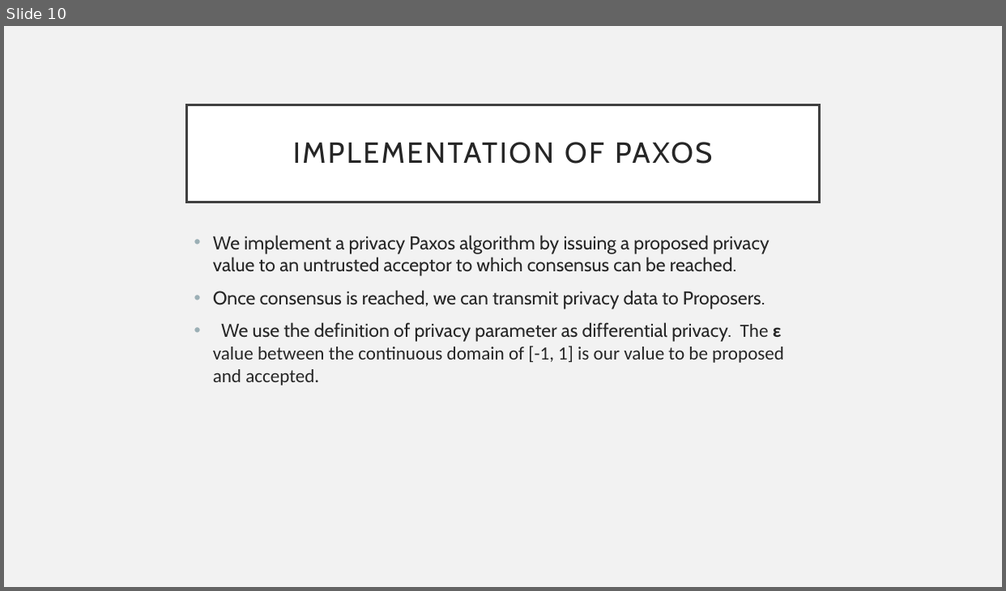
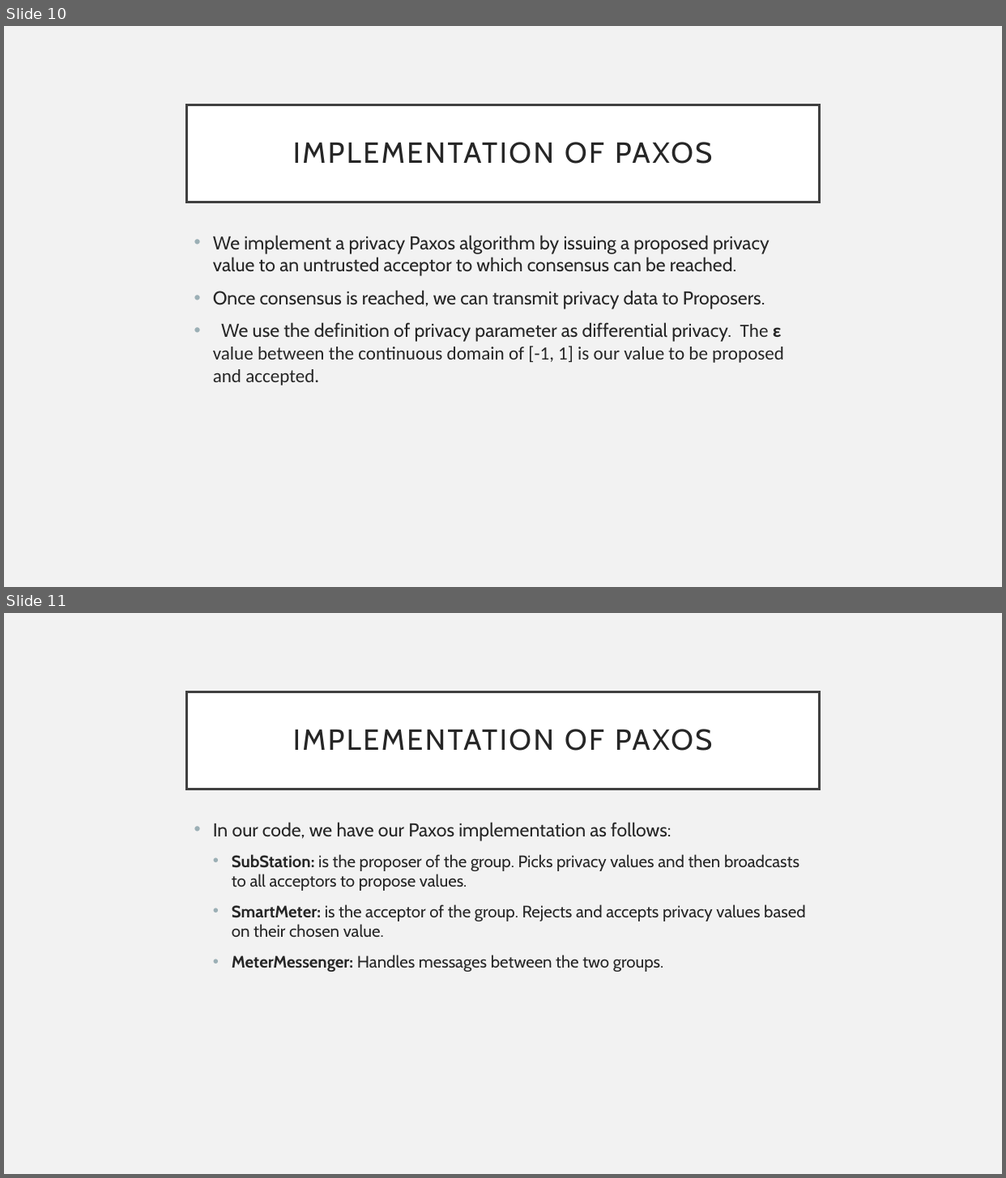
Before and after one commit to CodeFluent/Notes, a slide deck: CS-6220/hw/Grad_Project/Paxos Algorithm.pptx. Shown one above the other, each under a label of ours: slide 10 before the commit, slides 10 and 11 after it. The pictures are 1006x591 and 1006x1178 pixels, drawn with LibreOffice and Linux fonts; fonts in the diff are those of the drawing. Boxes give left, top, right and bottom in pixels: in the first picture for what was removed or moved away, otherwise in the second. Text is boxed around its words. In the diff, an @@ line names an element or a change of style, - is before the commit and + after.

```diff
--- a/CS-6220/hw/Grad_Project/Paxos Algorithm.pptx
+++ b/CS-6220/hw/Grad_Project/Paxos Algorithm.pptx
@@ slide 11 added at box(4, 613, 1002, 1174), background #F2F2F2 @@
@@ title added at box(187, 692, 819, 789), fill #FFFFFF, outline #404040 2.5 pt, 28 pt, text #262626 @@
+IMPLEMENTATION OF PAXOS
@@ text added at box(213, 822, 806, 972), 16 pt, text #262626 @@
+• In our code, we have our Paxos implementation as follows:
+  • SubStation: is the proposer of the group. Picks privacy values and then broadcasts to all acceptors to propose values.
+  • SmartMeter: is the acceptor of the group. Rejects and accepts privacy values based on their chosen value.
+  • MeterMessenger: Handles messages between the two groups.
```
Also in this commit, not shown: 2 slides changed, 1 other slide added, 1 other file.
